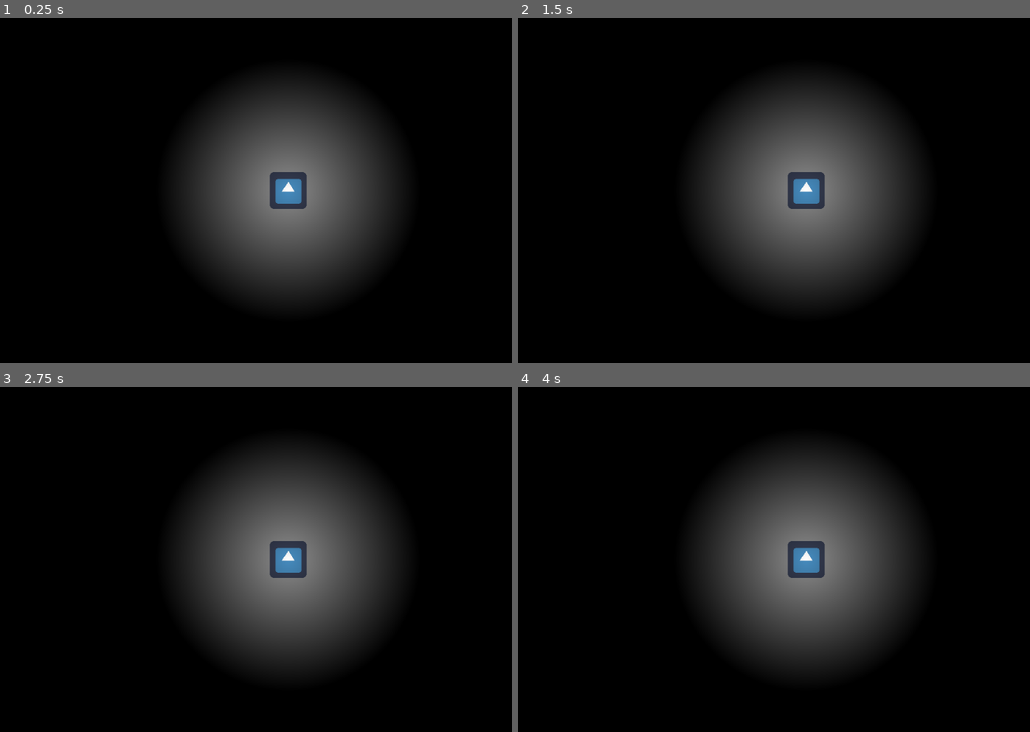
Above: before the commit, frames 1-4 (two rows, left to right).
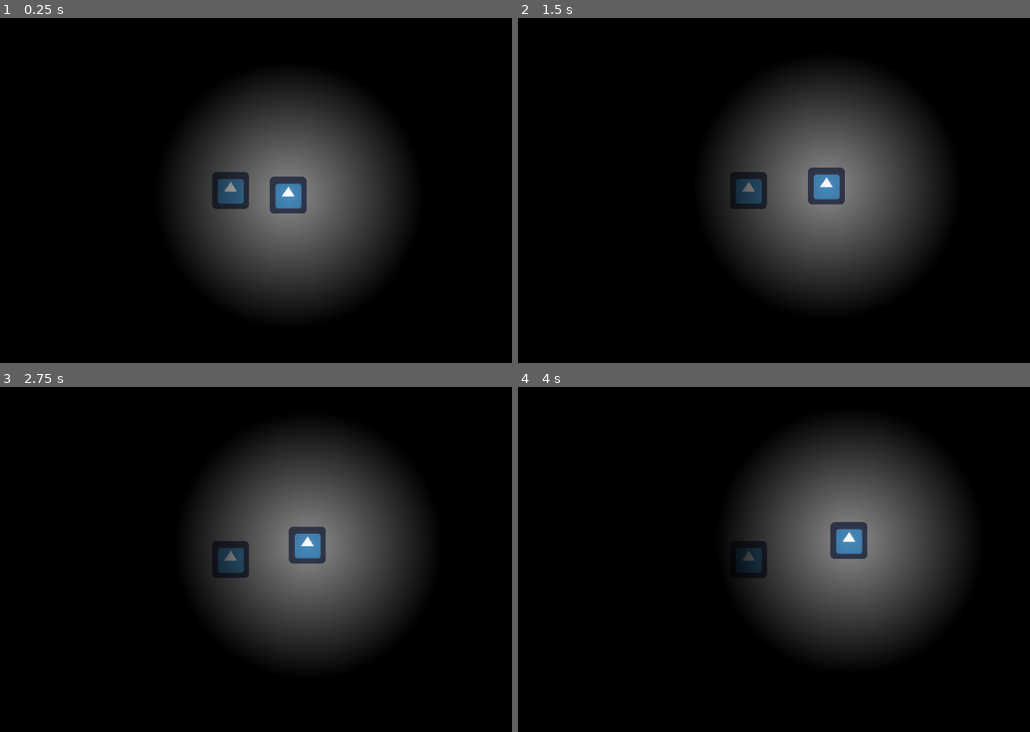
Above: after the commit, the same moments.

Repository: carlosecb/meeting_jam
Game: Godot game, scene res://Node2D.tscn
Two runs of this game, one before a commit and one after it. Both use one fixed random seed, a clock stepped at 60 frames per second and the inputs below. The engine's default icon, where the game draws it, is replaced by a stand-in: a white triangle on a blue panel in a dark square.
Inputs:
- Up to frame 1 (0.25 s): no input
- Up to frame 2 (1.5 s): hold D (right, bound only after the commit) 0.53-1.28 s; hold Space (jump, bound only after the commit) 0.53-1.28 s; hold A (left, bound only after the commit) from 1.28 s (still down); tap Space (jump, bound only after the commit) at 1.35 s
- Up to frame 3 (2.75 s): tap Space (jump, bound only after the commit) at 1.52, 1.82 s; release A (left, bound only after the commit) at 2.03 s; hold D (right, bound only after the commit) from 2.03 s (still down); hold Space (jump, bound only after the commit) from 2.03 s (still down)
- Up to frame 4 (4 s): release Space (jump, bound only after the commit) at 2.78 s; tap Space (jump, bound only after the commit) at 2.85, 3.02, 3.32 s; release D (right, bound only after the commit) at 3.53 s; hold A (left, bound only after the commit) from 3.53 s (still down); hold Space (jump, bound only after the commit) from 3.53 s (still down)

The runs differ from the first frame. In frame 1, 1.2% of the frame differs, in the area x 41-60%, y 44-57%; in frame 2, 2.4%; in frame 3, 6.7%; in frame 4, 19%, in the area x 35-87%, y 12-82%.

Commit message:
Started physics system
Still doesn't work, but its something.

Diff:
--- /dev/null
+++ b/src/KinematicBody2D.gd
@@ -0,0 +1,33 @@
+extends KinematicBody2D
+
+# Declare member variables here. Examples:
+# var a = 2
+# var b = "text"
+
+# Called when the node enters the scene tree for the first time.
+func _ready():
+	pass # Replace with function body.
+
+# Called every frame. 'delta' is the elapsed time since the previous frame.
+#func _process(delta):
+#	pass
+
+export (int) var gravity = 2000
+export (int) var speed = 100
+
+var velocity = Vector2()
+
+func get_input():
+	velocity = Vector2()
+	if Input.is_action_pressed('right'):
+		velocity.x += 1
+	if Input.is_action_pressed('left'):
+	    velocity.x -= 1
+	if Input.is_action_pressed('jump'):
+		velocity.y -= 1
+	velocity = velocity.normalized() * speed
+
+func _physics_process(delta):
+	get_input()
+	velocity.y += delta * gravity
+	velocity = move_and_slide(velocity)
--- a/src/Node2D.tscn
+++ b/src/Node2D.tscn
@@ -1,27 +1,64 @@
-[gd_scene load_steps=5 format=2]
+[gd_scene load_steps=9 format=2]
 
-[ext_resource path="res://gradient_circle.shader" type="Shader" id=1]
+[ext_resource path="res://background.png" type="Texture" id=1]
 [ext_resource path="res://icon.png" type="Texture" id=2]
-[ext_resource path="res://background.png" type="Texture" id=3]
+[ext_resource path="res://KinematicBody2D.gd" type="Script" id=3]
+[ext_resource path="res://gradient_circle.shader" type="Shader" id=4]
 
-[sub_resource type="ShaderMaterial" id=2]
-shader = ExtResource( 1 )
+[sub_resource type="RectangleShape2D" id=3]
+extents = Vector2( 34.256, 32.3452 )
+
+[sub_resource type="ShaderMaterial" id=1]
+shader = ExtResource( 4 )
+
+[sub_resource type="RectangleShape2D" id=2]
+extents = Vector2( 35, 35 )
+
+[sub_resource type="RectangleShape2D" id=4]
+extents = Vector2( 634.019, 10.495 )
 
 [node name="Node2D" type="Node2D"]
 
-[node name="player" type="Sprite" parent="."]
+[node name="background" type="Sprite" parent="."]
+position = Vector2( 501.587, 298.413 )
+scale = Vector2( 9, 5 )
+texture = ExtResource( 1 )
+
+[node name="StaticBody2D" type="StaticBody2D" parent="."]
+position = Vector2( 400, 300 )
+
+[node name="CollisionShape2D" type="CollisionShape2D" parent="StaticBody2D"]
+shape = SubResource( 3 )
+
+[node name="Sprite" type="Sprite" parent="StaticBody2D"]
+texture = ExtResource( 2 )
+
+[node name="KinematicBody2D" type="KinematicBody2D" parent="."]
+script = ExtResource( 3 )
+
+[node name="player" type="Sprite" parent="KinematicBody2D"]
+editor/display_folded = true
 position = Vector2( 500, 300 )
 
-[node name="background" type="Sprite" parent="player"]
-scale = Vector2( 9, 5 )
-texture = ExtResource( 3 )
-
-[node name="Camera2D" type="Camera2D" parent="player"]
-
-[node name="icon" type="Sprite" parent="player"]
+[node name="icon" type="Sprite" parent="KinematicBody2D/player"]
 texture = ExtResource( 2 )
 
-[node name="gradint_circle_shader" type="Sprite" parent="player"]
-material = SubResource( 2 )
-scale = Vector2( 9, 9 )
-texture = ExtResource( 3 )
+[node name="gradint_circle_shader" type="Sprite" parent="KinematicBody2D/player"]
+material = SubResource( 1 )
+position = Vector2( 1.50732, 0 )
+scale = Vector2( 9.16083, 9.16083 )
+texture = ExtResource( 1 )
+
+[node name="CollisionShape2D" type="CollisionShape2D" parent="KinematicBody2D"]
+position = Vector2( 498.93, 299.961 )
+shape = SubResource( 2 )
+
+[node name="Camera2D" type="Camera2D" parent="KinematicBody2D"]
+position = Vector2( 500, 300 )
+
+[node name="StaticBody2D2" type="StaticBody2D" parent="."]
+position = Vector2( 6.34668, -11.1068 )
+
+[node name="CollisionShape2D" type="CollisionShape2D" parent="StaticBody2D2"]
+position = Vector2( 507.735, 472.829 )
+shape = SubResource( 4 )
--- a/src/project.godot
+++ b/src/project.godot
@@ -19,6 +19,28 @@
 run/main_scene="res://Node2D.tscn"
 config/icon="res://icon.png"
 
+[input]
+
+right={
+"deadzone": 0.5,
+"events": [ Object(InputEventKey,"resource_local_to_scene":false,"resource_name":"","device":0,"alt":false,"shift":false,"control":false,"meta":false,"command":false,"pressed":false,"scancode":68,"unicode":0,"echo":false,"script":null)
+, Object(InputEventKey,"resource_local_to_scene":false,"resource_name":"","device":0,"alt":false,"shift":false,"control":false,"meta":false,"command":false,"pressed":false,"scancode":16777233,"unicode":0,"echo":false,"script":null)
+ ]
+}
+left={
+"deadzone": 0.5,
+"events": [ Object(InputEventKey,"resource_local_to_scene":false,"resource_name":"","device":0,"alt":false,"shift":false,"control":false,"meta":false,"command":false,"pressed":false,"scancode":65,"unicode":0,"echo":false,"script":null)
+, Object(InputEventKey,"resource_local_to_scene":false,"resource_name":"","device":0,"alt":false,"shift":false,"control":false,"meta":false,"command":false,"pressed":false,"scancode":16777231,"unicode":0,"echo":false,"script":null)
+ ]
+}
+jump={
+"deadzone": 0.5,
+"events": [ Object(InputEventKey,"resource_local_to_scene":false,"resource_name":"","device":0,"alt":false,"shift":false,"control":false,"meta":false,"command":false,"pressed":false,"scancode":32,"unicode":0,"echo":false,"script":null)
+, Object(InputEventKey,"resource_local_to_scene":false,"resource_name":"","device":0,"alt":false,"shift":false,"control":false,"meta":false,"command":false,"pressed":false,"scancode":87,"unicode":0,"echo":false,"script":null)
+, Object(InputEventKey,"resource_local_to_scene":false,"resource_name":"","device":0,"alt":false,"shift":false,"control":false,"meta":false,"command":false,"pressed":false,"scancode":16777232,"unicode":0,"echo":false,"script":null)
+ ]
+}
+
 [rendering]
 
 environment/default_environment="res://default_env.tres"
